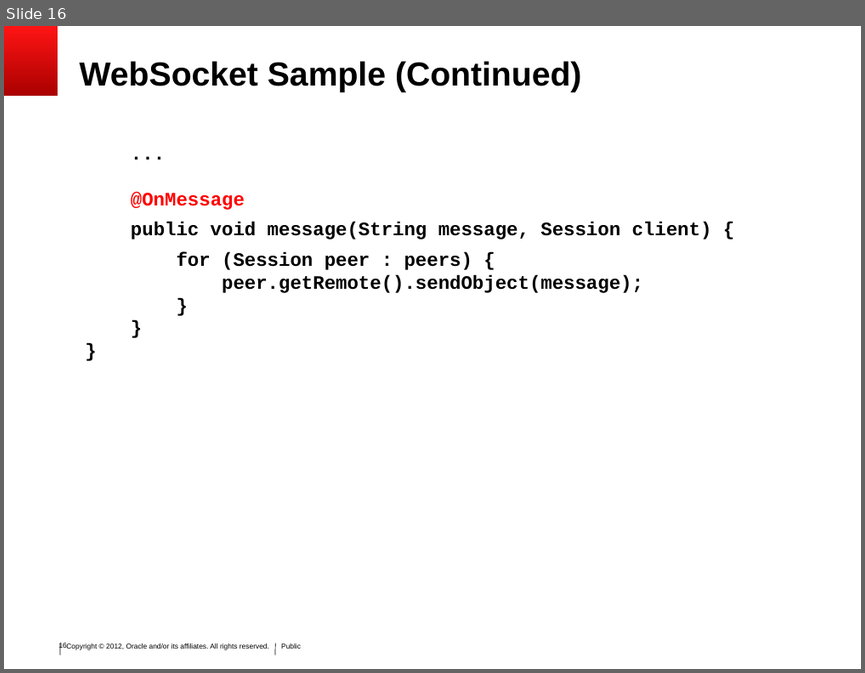
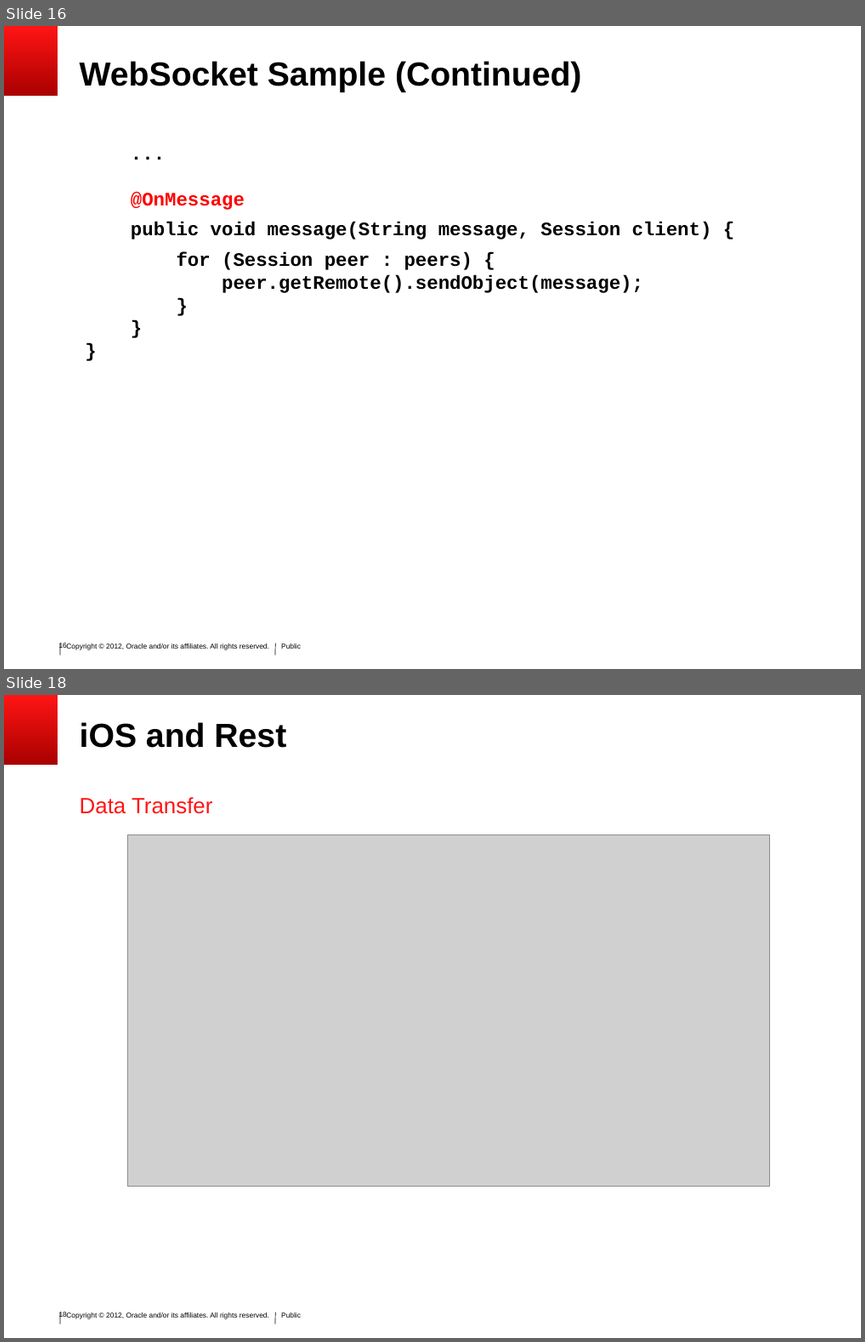
Before and after one commit to SoryBalde/javaee-mobile, a slide deck: javaee_mobile.ppt. Shown one above the other, each under a label of ours: slide 16 before the commit, slides 16 and 18 after it; the slides between them are not shown. The pictures are 865x673 and 865x1342 pixels, drawn with LibreOffice and Linux fonts; fonts in the diff are those of the drawing; grey boxes stand for pictures; background and template pictures are left out. Boxes give left, top, right and bottom in pixels: in the first picture for what was removed or moved away, otherwise in the second. Text is boxed around its words. In the diff, an @@ line names an element or a change of style, - is before the commit and + after.

```diff
--- a/javaee_mobile.ppt
+++ b/javaee_mobile.ppt
@@ slide 18 added at [4, 695, 861, 1338], background #FFFFFF; not listed: 6 template elements that a slide beside it also shows @@
@@ title added at [80, 722, 286, 748], 28 pt, text #000000, bold @@
+iOS and Rest
@@ text added at [80, 797, 212, 814], 18.5 pt, text #FF1414 @@
+Data Transfer
@@ picture added at [127, 834, 769, 1185] @@
```
Also in this commit, not shown: 17 other slides changed, 4 other slides added, 3 slides removed, 3 other files.
